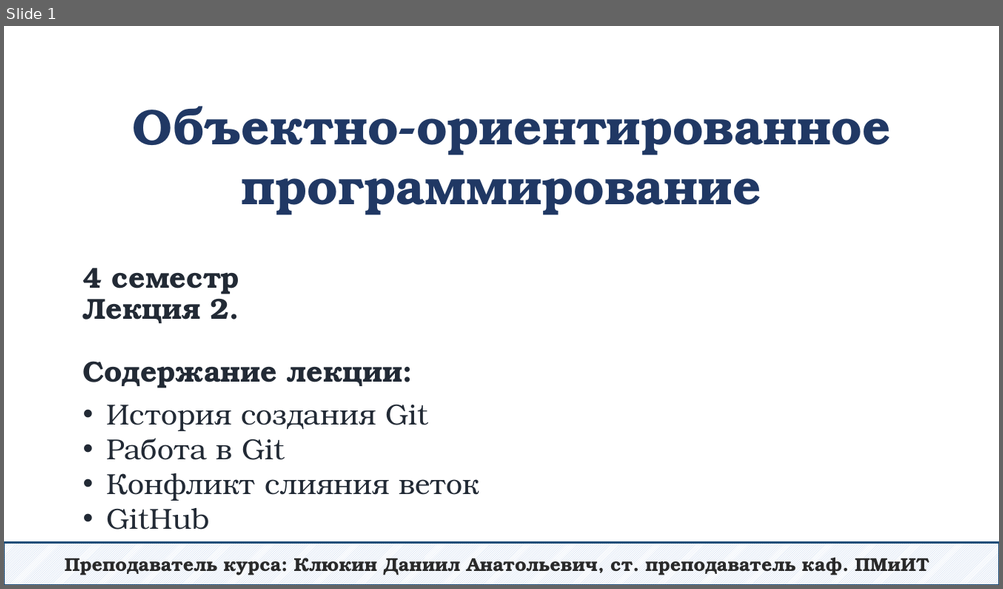
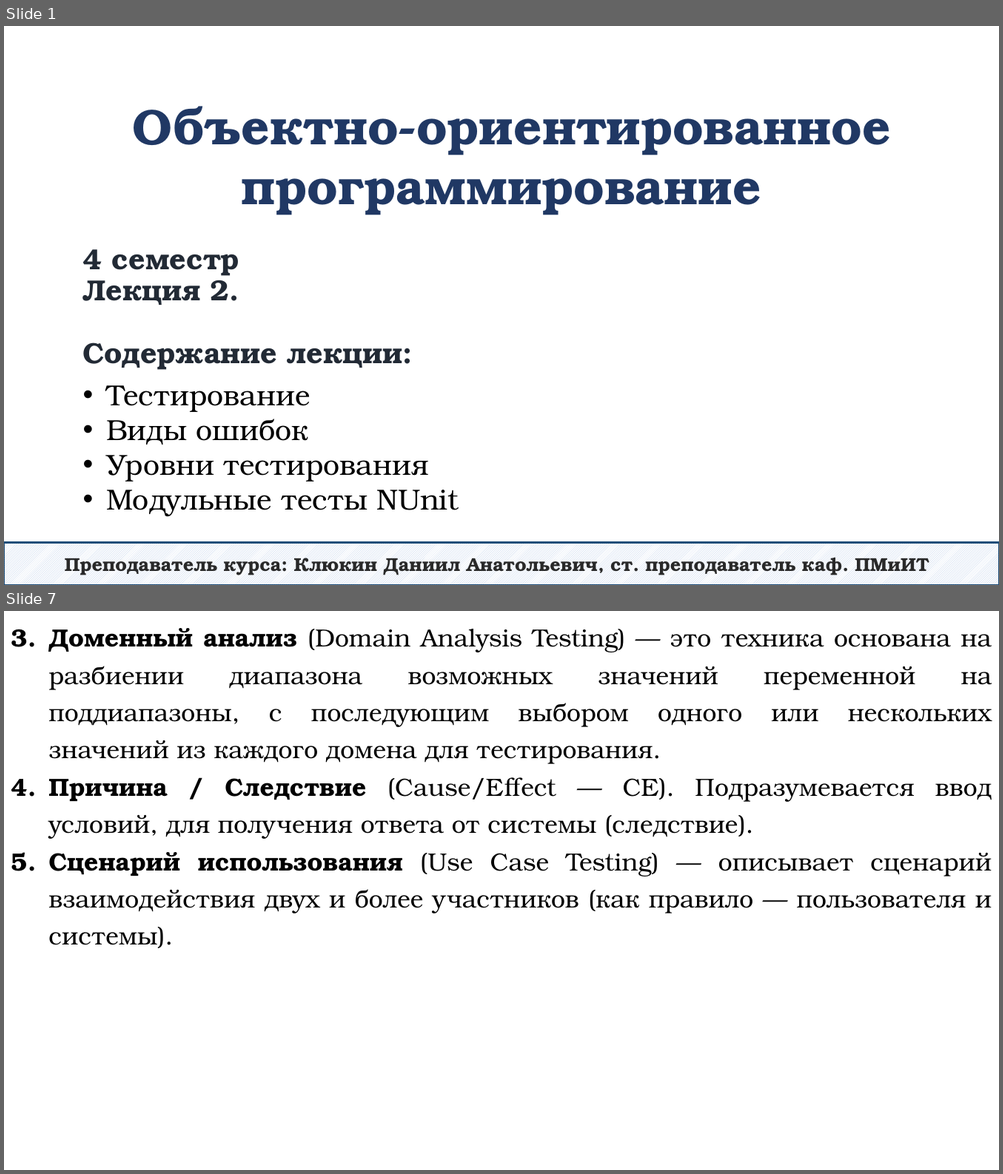
Before and after one commit to DaniilKlyukin/OOP-4, a slide deck: Лекции/ООП 1 лек 2.pptx. Shown one above the other, each under a label of ours: slide 1 before the commit, slides 1 and 7 after it; the slides between them are not shown. The pictures are 1003x589 and 1003x1174 pixels, drawn with LibreOffice and Linux fonts; fonts in the diff are those of the drawing. Boxes give left, top, right and bottom in pixels: in the first picture for what was removed or moved away, otherwise in the second. Text is boxed around its words. In the diff, an @@ line names an element or a change of style, - is before the commit and + after.

```diff
--- a/Лекции/ООП 1 лек 2.pptx
+++ b/Лекции/ООП 1 лек 2.pptx
@@ slide 7 added at [4, 611, 999, 1170], background #FFFFFF @@
@@ text added at [48, 628, 992, 945], 24 pt, text #000000 @@
+3. Доменный анализ (Domain Analysis Testing) — это техника основана на разбиении диапазона возможных значений переменной на поддиапазоны, с последующим выбором одного или нескольких значений из каждого домена для тестирования.
+4. Причина / Следствие (Cause/Effect — CE). Подразумевается ввод условий, для получения ответа от системы (следствие).
+5. Сценарий использования (Use Case Testing) — описывает сценарий взаимодействия двух и более участников (как правило — пользователя и системы).
@@ slide 1 changed as well @@
@@ title "4 семестр Лекция 2. Содержание ...": place and size @@
-title "4 семестр Лекция 2. Содержание ..." at [83, 268, 403, 389]
+title "4 семестр Лекция 2. Содержание ..." at [83, 249, 403, 370]
@@ text at [106, 386, 459, 517]: text changed; text colour #222A35 to #000000 @@
-• История создания Git
-• Работа в Git
-• Конфликт слияния веток
-• GitHub
+• Тестирование
+• Виды ошибок
+• Уровни тестирования
+• Модульные тесты NUnit
```
Also in this commit, not shown: 25 other slides added, 47 slides removed.
